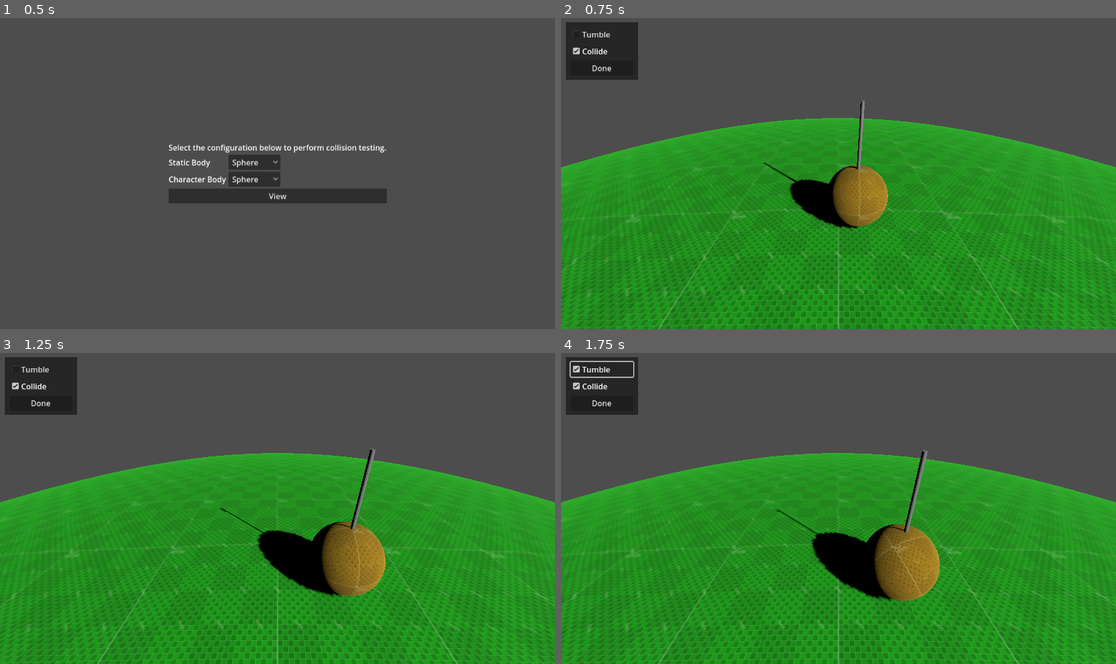
Above: before the commit, frames 1-4 (two rows, left to right).
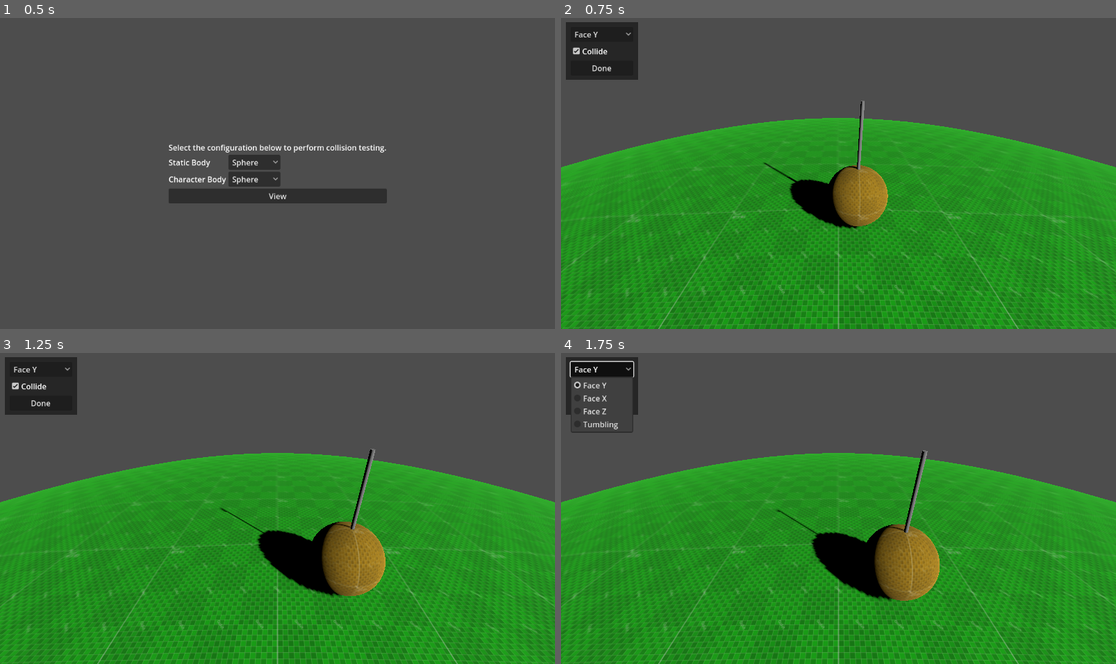
Above: after the commit, the same moments.

Repository: Malcolmnixon/PhysicsCollisionTest
Game: Godot game, scene res://main.tscn
Two runs of this game, one before a commit and one after it. Both use one fixed random seed, a clock stepped at 60 frames per second and the inputs below.
Inputs (mouse positions are in pixels of both pictures, inside the frame that each line leads up to):
- Up to frame 1 (0.5 s): no input
- Up to frame 2 (0.75 s): click "View" at 0.5 s
- Up to frame 3 (1.25 s): no input
- Up to frame 4 (1.75 s): click (599, 368) at 1.25 s, where only the run before the commit has a clickable "Tumble"

Frame 1 is identical in both runs. In frame 2, less than 0.1% of the frame differs, in the area x 2-13%, y 4-7%; in frame 3, less than 0.1%; in frame 4, 1.7%, in the area x 1-68%, y 4-79%.

Commit message:
Modified to support locking the character body into different test orientations.

Diff:
--- a/collision_test.gd
+++ b/collision_test.gd
@@ -3,7 +3,7 @@
 
 var _static_body : StaticBody3D
 var _character_body : CharacterBody3D
-var _tumble := false
+var _orientation := 0
 var _collide := true
 var _duration := 0.0
 
@@ -29,13 +29,23 @@
 	_duration += delta
 
 	# Construct the character rotation
-	var character_rotation := Basis.IDENTITY
-	if _tumble:
-		character_rotation = Basis.from_euler(
-			Vector3(
-				_duration * 0.241352,
-				_duration * 0.328472,
-				_duration * 0.442541))
+	var character_rotation : Basis
+	match _orientation:
+		0:	# Face Y
+			character_rotation = Basis.IDENTITY
+
+		1: # Face X
+			character_rotation = Basis.IDENTITY.rotated(Vector3.BACK, PI/2)
+
+		2: # Face Z
+			character_rotation = Basis.IDENTITY.rotated(Vector3.RIGHT, PI/2)
+
+		_: # Tumbling
+			character_rotation = Basis.from_euler(
+				Vector3(
+					_duration * 0.241352,
+					_duration * 0.328472,
+					_duration * 0.442541))
 
 	# Construct the character position
 	var character_position := Vector3(
@@ -81,9 +91,9 @@
 	get_tree().change_scene_to_file("res://main.tscn")
 
 
-func _on_tumble_check_box_toggled(button_pressed):
-	_tumble = button_pressed
+func _on_collide_check_box_toggled(button_pressed):
+	_collide = button_pressed
 
 
-func _on_collide_check_box_toggled(button_pressed):
-	_collide = button_pressed
+func _on_orientation_option_button_item_selected(index):
+	_orientation = index
--- a/collision_test.tscn
+++ b/collision_test.tscn
@@ -31,29 +31,34 @@
 color = Color(0, 0, 0, 0.501961)
 
 [node name="VBoxContainer" type="VBoxContainer" parent="Options"]
+layout_mode = 0
 offset_left = 10.0
 offset_top = 10.0
 offset_right = 140.0
 offset_bottom = 90.0
 
-[node name="TumbleCheckBox" type="CheckBox" parent="Options/VBoxContainer"]
-offset_right = 130.0
-offset_bottom = 31.0
-text = "Tumble"
+[node name="OrientationOptionButton" type="OptionButton" parent="Options/VBoxContainer"]
+layout_mode = 2
+item_count = 4
+selected = 0
+popup/item_0/text = "Face Y"
+popup/item_0/id = 0
+popup/item_1/text = "Face X"
+popup/item_1/id = 1
+popup/item_2/text = "Face Z"
+popup/item_2/id = 2
+popup/item_3/text = "Tumbling"
+popup/item_3/id = 3
 
 [node name="CollideCheckBox" type="CheckBox" parent="Options/VBoxContainer"]
-offset_top = 35.0
-offset_right = 130.0
-offset_bottom = 66.0
+layout_mode = 2
 button_pressed = true
 text = "Collide"
 
 [node name="Done" type="Button" parent="Options/VBoxContainer"]
-offset_top = 70.0
-offset_right = 130.0
-offset_bottom = 101.0
+layout_mode = 2
 text = "Done"
 
-[connection signal="toggled" from="Options/VBoxContainer/TumbleCheckBox" to="." method="_on_tumble_check_box_toggled"]
+[connection signal="item_selected" from="Options/VBoxContainer/OrientationOptionButton" to="." method="_on_orientation_option_button_item_selected"]
 [connection signal="toggled" from="Options/VBoxContainer/CollideCheckBox" to="." method="_on_collide_check_box_toggled"]
 [connection signal="pressed" from="Options/VBoxContainer/Done" to="." method="_on_done_pressed"]
--- a/main.tscn
+++ b/main.tscn
@@ -12,6 +12,7 @@
 script = ExtResource("1_jwaxd")
 
 [node name="VBoxContainer" type="VBoxContainer" parent="."]
+layout_mode = 1
 anchors_preset = 8
 anchor_left = 0.5
 anchor_top = 0.5
@@ -25,28 +26,21 @@
 grow_vertical = 2
 
 [node name="Label" type="Label" parent="VBoxContainer"]
-offset_right = 453.0
-offset_bottom = 26.0
+layout_mode = 2
 text = "Select the configuration below to perform collision testing."
 horizontal_alignment = 1
 
 [node name="GridContainer" type="GridContainer" parent="VBoxContainer"]
-offset_top = 30.0
-offset_right = 453.0
-offset_bottom = 96.0
+layout_mode = 2
 columns = 2
 
 [node name="StaticLabel" type="Label" parent="VBoxContainer/GridContainer"]
-offset_top = 2.0
-offset_right = 120.0
-offset_bottom = 28.0
+layout_mode = 2
 text = "Static Body"
 
 [node name="StaticOptions" type="OptionButton" parent="VBoxContainer/GridContainer"]
 unique_name_in_owner = true
-offset_left = 124.0
-offset_right = 243.0
-offset_bottom = 31.0
+layout_mode = 2
 item_count = 7
 selected = 0
 popup/item_0/text = "Sphere"
@@ -65,17 +59,12 @@
 popup/item_6/id = 6
 
 [node name="CharacterLabel" type="Label" parent="VBoxContainer/GridContainer"]
-offset_top = 37.0
-offset_right = 120.0
-offset_bottom = 63.0
+layout_mode = 2
 text = "Character Body"
 
 [node name="CharacterOptions" type="OptionButton" parent="VBoxContainer/GridContainer"]
 unique_name_in_owner = true
-offset_left = 124.0
-offset_top = 35.0
-offset_right = 243.0
-offset_bottom = 66.0
+layout_mode = 2
 item_count = 6
 selected = 0
 popup/item_0/text = "Sphere"
@@ -92,9 +81,7 @@
 popup/item_5/id = 5
 
 [node name="Button" type="Button" parent="VBoxContainer"]
-offset_top = 100.0
-offset_right = 453.0
-offset_bottom = 131.0
+layout_mode = 2
 text = "View"
 
 [connection signal="pressed" from="VBoxContainer/Button" to="." method="_on_button_pressed"]
